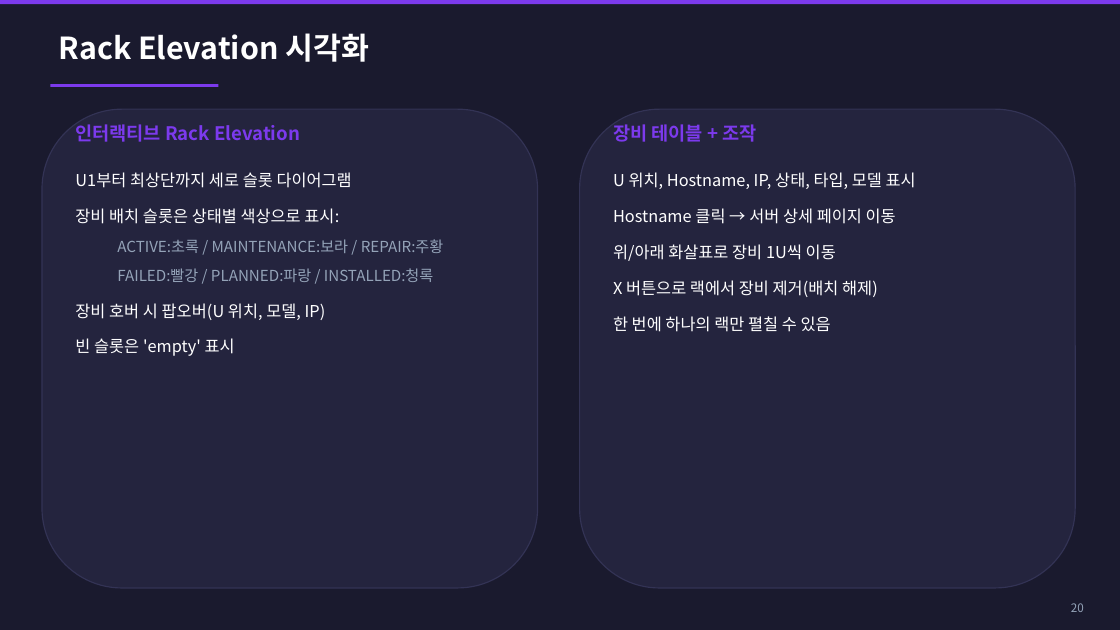
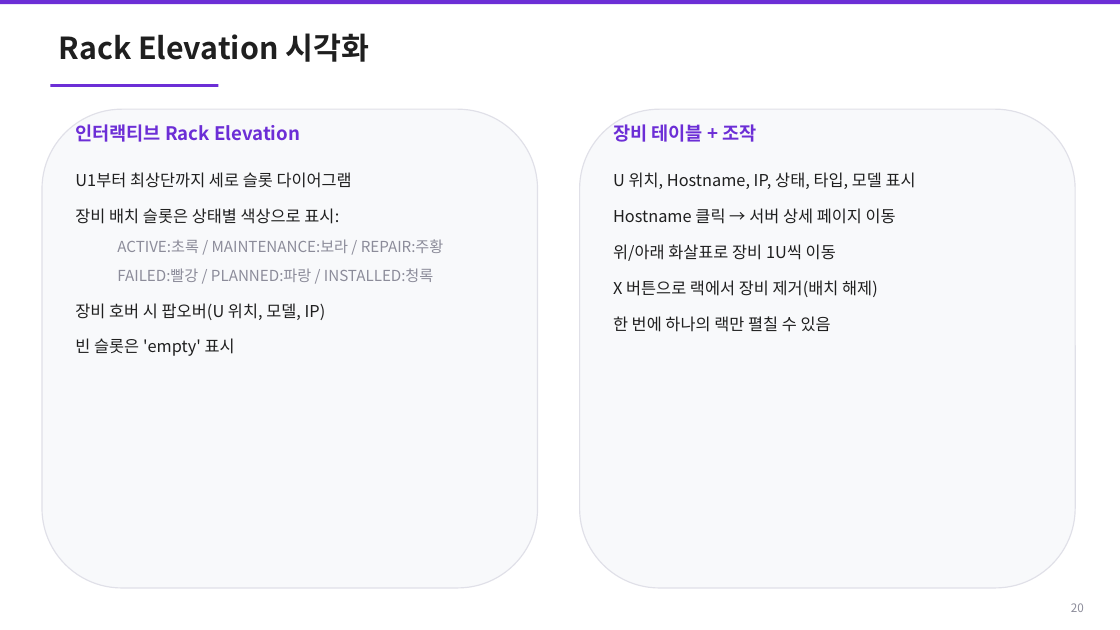
Before and after one commit to youngjaeseo-git/firstTest, a slide deck: slide 20 of docs/DC_Express_User_Manual.pptx. Drawn at 1120x630 pixels with LibreOffice and Linux fonts; fonts in the diff are those of the drawing. Boxes give left, top, right and bottom in pixels: in the first picture for what was removed or moved away, otherwise in the second. Text is boxed around its words. In the diff, an @@ line names an element or a change of style, - is before the commit and + after.

```diff
--- a/docs/DC_Express_User_Manual.pptx
+++ b/docs/DC_Express_User_Manual.pptx
@@ background #1A1A2E to #FFFFFF @@
@@ rectangle at <box>0,0,1120,4</box>: fill #7C3AED to #6C2ED6 @@
@@ text "Rack Elevation 시각화" at <box>59,33,370,62</box>: text colour #FFFFFF to #1F1F1F @@
@@ rectangle at <box>50,84,218,87</box>: fill #7C3AED to #6C2ED6 @@
@@ rounded rectangle at <box>42,109,538,588</box>: fill #24243E to #F8F9FB; outline #333355 1 pt to #E0E0E8 1 pt @@
@@ text "인터랙티브 Rack Elevation" at <box>75,124,300,142</box>: text colour #7C3AED to #6C2ED6 @@
@@ rounded rectangle at <box>580,109,1075,588</box>: fill #24243E to #F8F9FB; outline #333355 1 pt to #E0E0E8 1 pt @@
@@ text "장비 테이블 + 조작" at <box>613,124,756,142</box>: text colour #7C3AED to #6C2ED6 @@
@@ text "U1부터 최상단까지 세로 슬롯 다이어그램" at <box>75,172,444,356</box>: text colour #FFFFFF to #1F1F1F in "U1부터 최상단까지 세로 슬롯 다이어그램", "장비 배치 슬롯은 상태별 색상으로 표시:", "장비 호버 시 팝오버(U 위치, 모델, IP)", "빈 슬롯은 'empty' 표시"; text colour #94A3B8 to #8C8C9A in "ACTIVE:초록 / MAINTENANCE:보라 / REPAIR:주황", "FAILED:빨강 / PLANNED:파랑 / INSTALLED:청록" @@
@@ text "U 위치, Hostname, IP, 상태, ..." at <box>613,172,916,332</box>: text colour #FFFFFF to #1F1F1F @@
@@ text "20" at <box>1071,603,1084,612</box>: text colour #94A3B8 to #8C8C9A @@
```
Also in this commit, not shown: 55 other slides changed, 1 other file.
